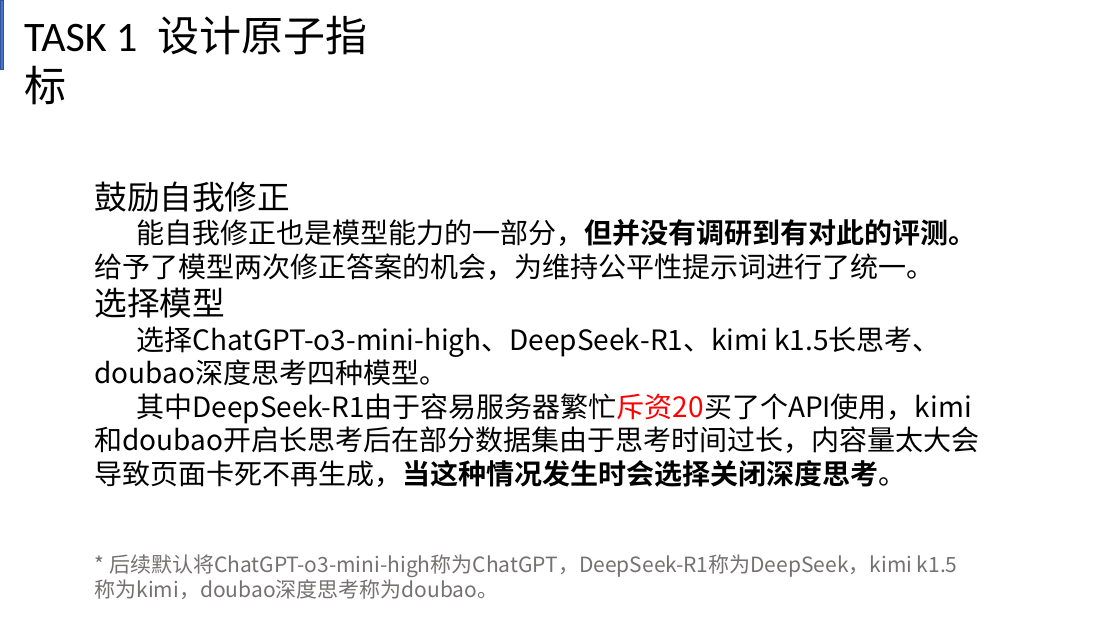
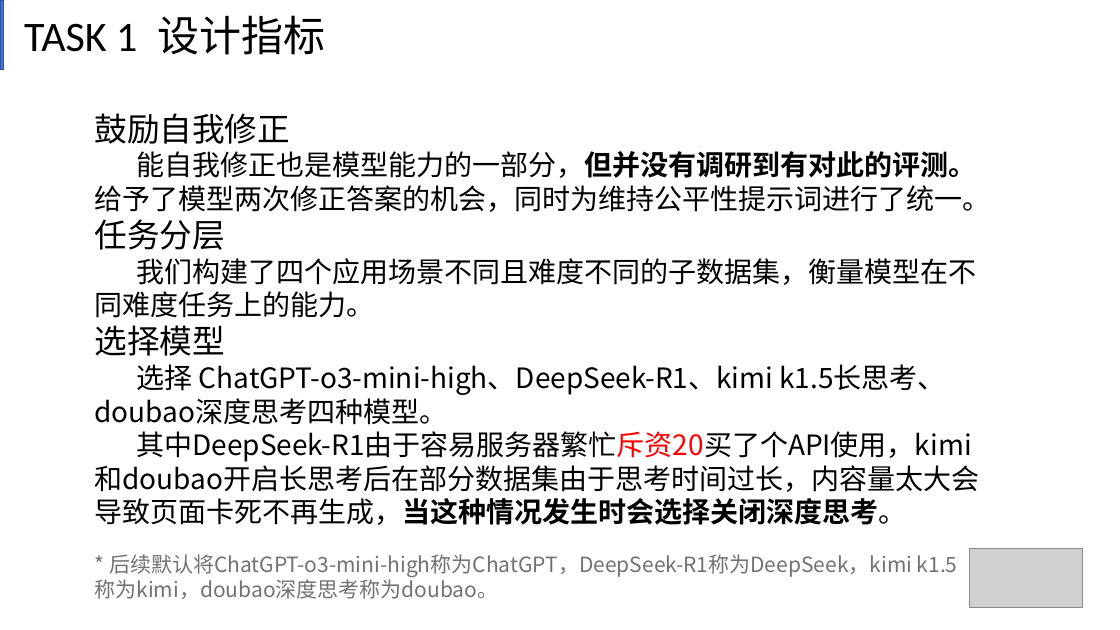
Before and after one commit to Count-group/project1, a slide deck: slide 4 of 计算机组成原理第一次创新作业.pptx. Drawn at 1120x630 pixels with LibreOffice and Linux fonts; fonts in the diff are those of the drawing; grey boxes stand for pictures. Boxes give left, top, right and bottom in pixels: in the first picture for what was removed or moved away, otherwise in the second. Text is boxed around its words. In the diff, an @@ line names an element or a change of style, - is before the commit and + after.

```diff
--- a/计算机组成原理第一次创新作业.pptx
+++ b/计算机组成原理第一次创新作业.pptx
@@ text at box(24, 15, 325, 55): text changed; font Noto Sans CJK SC to Calibri @@
-TASK 1 设计原子指标
+TASK 1 设计指标
@@ text "鼓励自我修正": place and size @@
-text "鼓励自我修正" at box(95, 181, 980, 487)
+text "鼓励自我修正" at box(95, 113, 991, 525)
@@ text at box(95, 151, 991, 318): text changed @@
-能自我修正也是模型能力的一部分，但并没有调研到有对此的评测。给予了模型两次修正答案的机会，为维持公平性提示词进行了统一。
+能自我修正也是模型能力的一部分，但并没有调研到有对此的评测。给予了模型两次修正答案的机会，同时为维持公平性提示词进行了统一。
+任务分层
+我们构建了四个应用场景不同且难度不同的子数据集，衡量模型在不同难度任务上的能力。
@@ text at box(95, 364, 945, 425): spaces changed @@
-选择ChatGPT-o3-mini-high、DeepSeek-R1、kimi k1.5长思考、doubao深度思考四种模型。
+选择 ChatGPT-o3-mini-high、DeepSeek-R1、kimi k1.5长思考、doubao深度思考四种模型。
@@ picture added at box(970, 549, 1083, 607) @@
```
Also in this commit, not shown: 17 other slides changed.
